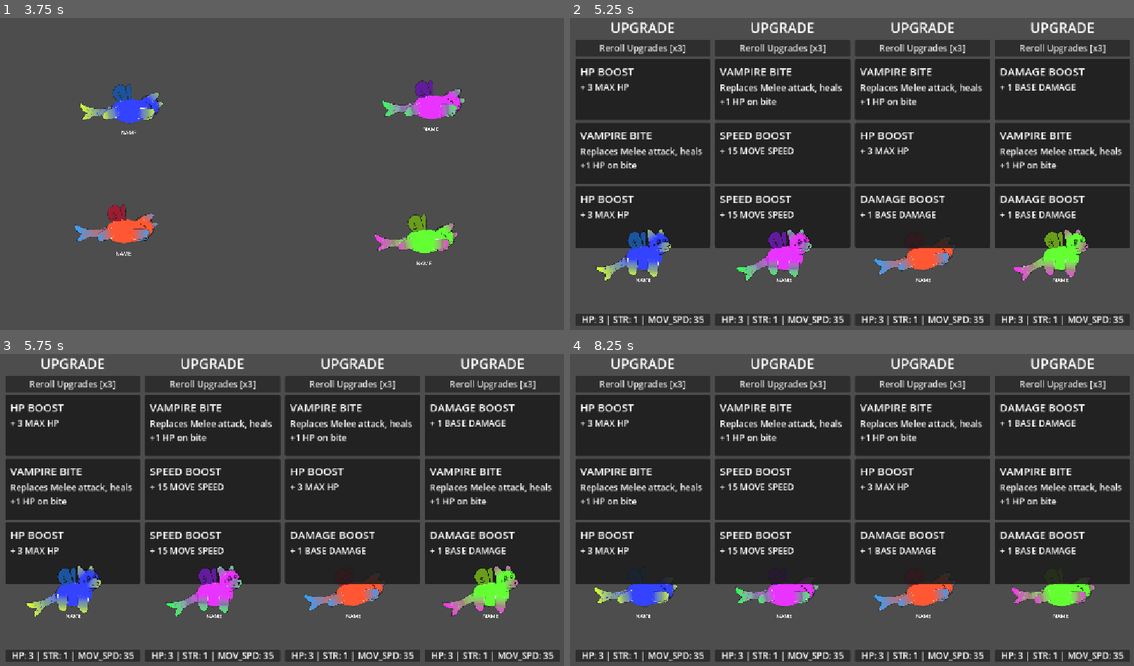
Above: before the commit, frames 1-4 (two rows, left to right).
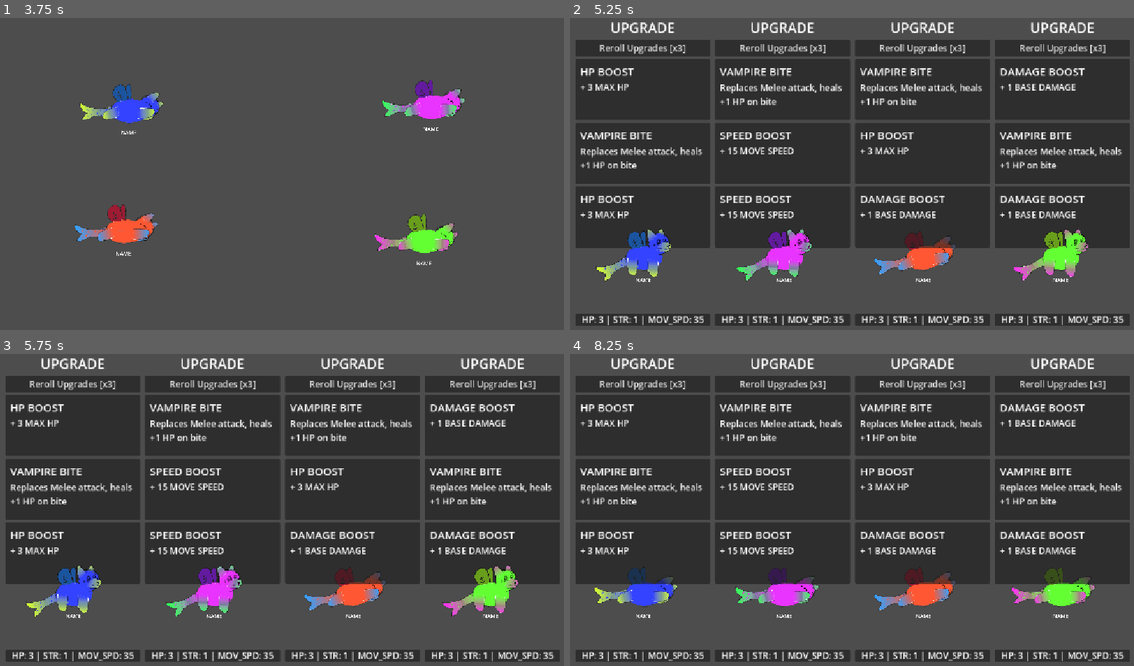
Above: after the commit, the same moments.

Repository: Galitie/tm2
Game: Godot game, scene res://test_scene.tscn
Two runs of this game, one before a commit and one after it. Both use one fixed random seed, a clock stepped at 60 frames per second and the inputs below.
Inputs:
- Up to frame 1 (3.75 s): tap Enter (ui_accept) at 0.5, 0.77, 1.52, 3.02 s; hold Down (ui_down) 1.28-2.03 s; hold Down (ui_down) from 3.53 s (still down)
- Up to frame 2 (5.25 s): keep holding Down (ui_down); tap Enter (ui_accept) at 3.77, 4.52 s
- Up to frame 3 (5.75 s): keep holding Down (ui_down)
- Up to frame 4 (8.25 s): release Down (ui_down) at 5.78 s; tap Enter (ui_accept) at 6.02, 6.77, 7.52 s; hold Down (ui_down) from 8.03 s (still down)

Frame 1 is identical in both runs. In frame 2, 0.2% of the frame differs, in the area x 59-69%, y 68-74%; in frame 3, 0.2%; in frame 4, 0.8%, in the area x 10-93%, y 68-74%.

Commit message:
Removed modulates from charge and defend

Diff:
--- a/Cards/card.tscn
+++ b/Cards/card.tscn
@@ -1,7 +1,9 @@
-[gd_scene load_steps=3 format=3 uid="uid://dgbiaduauaghx"]
+[gd_scene load_steps=4 format=3 uid="uid://dgbiaduauaghx"]
 
 [ext_resource type="Theme" uid="uid://dh465xlsj7ugx" path="res://UI/Theme.tres" id="1_8erfr"]
 [ext_resource type="Script" uid="uid://cq8swxb4ogvaj" path="res://Cards/card.gd" id="2_0simy"]
+
+[sub_resource type="StyleBoxEmpty" id="StyleBoxEmpty_wsk7e"]
 
 [node name="Panel" type="PanelContainer"]
 custom_minimum_size = Vector2(100, 100)
@@ -10,6 +12,7 @@
 size_flags_horizontal = 3
 size_flags_vertical = 3
 theme = ExtResource("1_8erfr")
+theme_override_styles/panel = SubResource("StyleBoxEmpty_wsk7e")
 script = ExtResource("2_0simy")
 
 [node name="Button" type="Button" parent="."]
--- a/monster.tscn
+++ b/monster.tscn
@@ -345,6 +345,18 @@
 "update": 1,
 "values": [true]
 }
+tracks/25/type = "value"
+tracks/25/imported = false
+tracks/25/enabled = true
+tracks/25/path = NodePath("Monster/MonsterContainer/Parts:skew")
+tracks/25/interp = 1
+tracks/25/loop_wrap = true
+tracks/25/keys = {
+"times": PackedFloat32Array(0),
+"transitions": PackedFloat32Array(1),
+"update": 0,
+"values": [0.0]
+}
 
 [sub_resource type="Animation" id="Animation_7juug"]
 resource_name = "attack_front_close"
@@ -1539,7 +1551,7 @@
 tracks/0/interp = 1
 tracks/0/loop_wrap = true
 tracks/0/keys = {
-"times": PackedFloat32Array(0, 0.428571),
+"times": PackedFloat32Array(0, 0.285714),
 "transitions": PackedFloat32Array(1, 1),
 "update": 0,
 "values": [0.0, 0.729548]
@@ -1551,10 +1563,10 @@
 tracks/1/interp = 1
 tracks/1/loop_wrap = true
 tracks/1/keys = {
-"times": PackedFloat32Array(0, 0.428571),
-"transitions": PackedFloat32Array(1, 1),
-"update": 0,
-"values": [Vector2(76, -44), Vector2(76, -28.215)]
+"times": PackedFloat32Array(0, 0.285714, 0.571429, 0.857143, 1.14286, 1.42857),
+"transitions": PackedFloat32Array(1, 1, 1, 1, 1, 1),
+"update": 0,
+"values": [Vector2(76, -44), Vector2(76, -28.215), Vector2(76, -32.445), Vector2(76, -28.215), Vector2(76, -32.445), Vector2(76, -28.215)]
 }
 tracks/2/type = "value"
 tracks/2/imported = false
@@ -1563,10 +1575,10 @@
 tracks/2/interp = 1
 tracks/2/loop_wrap = true
 tracks/2/keys = {
-"times": PackedFloat32Array(0, 0.428571),
+"times": PackedFloat32Array(0, 0.285714),
 "transitions": PackedFloat32Array(1, 1),
 "update": 0,
-"values": [0.0, -0.324631]
+"values": [0.0, 0.460767]
 }
 tracks/3/type = "value"
 tracks/3/imported = false
@@ -1575,7 +1587,7 @@
 tracks/3/interp = 1
 tracks/3/loop_wrap = true
 tracks/3/keys = {
-"times": PackedFloat32Array(0, 0.428571),
+"times": PackedFloat32Array(0, 0.285714),
 "transitions": PackedFloat32Array(1, 1),
 "update": 0,
 "values": [0.0, -0.485202]
@@ -1587,10 +1599,10 @@
 tracks/4/interp = 1
 tracks/4/loop_wrap = true
 tracks/4/keys = {
-"times": PackedFloat32Array(0, 0.428571),
+"times": PackedFloat32Array(0, 0.285714),
 "transitions": PackedFloat32Array(1, 1),
 "update": 0,
-"values": [0.0, 0.242601]
+"values": [0.0, -0.486947]
 }
 tracks/5/type = "value"
 tracks/5/imported = false
@@ -1599,10 +1611,10 @@
 tracks/5/interp = 1
 tracks/5/loop_wrap = true
 tracks/5/keys = {
-"times": PackedFloat32Array(0, 0.428571),
+"times": PackedFloat32Array(0, 0.285714),
 "transitions": PackedFloat32Array(1, 1),
 "update": 0,
-"values": [0.0, 0.486947]
+"values": [0.0, -0.729548]
 }
 tracks/6/type = "value"
 tracks/6/imported = false
@@ -1611,7 +1623,7 @@
 tracks/6/interp = 1
 tracks/6/loop_wrap = true
 tracks/6/keys = {
-"times": PackedFloat32Array(0, 0.428571),
+"times": PackedFloat32Array(0, 0.285714),
 "transitions": PackedFloat32Array(1, 1),
 "update": 0,
 "values": [0.0, 0.162316]
@@ -1623,7 +1635,7 @@
 tracks/7/interp = 1
 tracks/7/loop_wrap = true
 tracks/7/keys = {
-"times": PackedFloat32Array(0, 0.428571),
+"times": PackedFloat32Array(0, 0.285714),
 "transitions": PackedFloat32Array(1, 1),
 "update": 0,
 "values": [0.0, 0.486947]
@@ -1643,14 +1655,14 @@
 tracks/9/type = "value"
 tracks/9/imported = false
 tracks/9/enabled = true
-tracks/9/path = NodePath("Monster/MonsterContainer:modulate")
+tracks/9/path = NodePath("Monster/MonsterContainer/Parts:skew")
 tracks/9/interp = 1
 tracks/9/loop_wrap = true
 tracks/9/keys = {
-"times": PackedFloat32Array(0, 0.142857, 1.85714, 2),
-"transitions": PackedFloat32Array(1, 1, 1, 1),
-"update": 0,
-"values": [Color(1, 1, 1, 1), Color(0, 0.392157, 0.886275, 1), Color(0, 0.392157, 0.886275, 1), Color(1, 1, 1, 1)]
+"times": PackedFloat32Array(0, 0.285714),
+"transitions": PackedFloat32Array(1, 1),
+"update": 0,
+"values": [0.0, 0.0610865]
 }
 
 [sub_resource type="Animation" id="Animation_pu8g8"]
@@ -1732,178 +1744,166 @@
 tracks/6/type = "value"
 tracks/6/imported = false
 tracks/6/enabled = true
-tracks/6/path = NodePath("Monster/MonsterContainer:modulate")
+tracks/6/path = NodePath("Monster/MonsterContainer/Parts/BodyHorizontal/Head:rotation")
 tracks/6/interp = 1
 tracks/6/loop_wrap = true
 tracks/6/keys = {
-"times": PackedFloat32Array(0, 1.4, 1.5),
-"transitions": PackedFloat32Array(1, 1, 1),
-"update": 0,
-"values": [Color(1, 1, 1, 1), Color(1, 1, 0, 1), Color(0.949424, 0.955043, 1, 1)]
+"times": PackedFloat32Array(0),
+"transitions": PackedFloat32Array(1),
+"update": 0,
+"values": [-0.404916]
 }
 tracks/7/type = "value"
 tracks/7/imported = false
 tracks/7/enabled = true
-tracks/7/path = NodePath("Monster/MonsterContainer/Parts/BodyHorizontal/Head:rotation")
+tracks/7/path = NodePath("Monster/MonsterContainer/Parts/BodyHorizontal/Head/Eyes:scale")
 tracks/7/interp = 1
 tracks/7/loop_wrap = true
 tracks/7/keys = {
 "times": PackedFloat32Array(0),
 "transitions": PackedFloat32Array(1),
 "update": 0,
-"values": [-0.404916]
+"values": [Vector2(1, 1)]
 }
 tracks/8/type = "value"
 tracks/8/imported = false
 tracks/8/enabled = true
-tracks/8/path = NodePath("Monster/MonsterContainer/Parts/BodyHorizontal/Head/Eyes:scale")
+tracks/8/path = NodePath("Monster/MonsterContainer/Parts/BodyHorizontal:skew")
 tracks/8/interp = 1
 tracks/8/loop_wrap = true
 tracks/8/keys = {
-"times": PackedFloat32Array(0),
-"transitions": PackedFloat32Array(1),
-"update": 0,
-"values": [Vector2(1, 1)]
+"times": PackedFloat32Array(0, 0.133333, 0.266667, 0.4, 0.533333, 0.666667, 0.8, 0.933333, 1.06667, 1.2, 1.33333, 1.46667, 1.6),
+"transitions": PackedFloat32Array(1, 1, 1, 1, 1, 1, 1, 1, 1, 1, 1, 1, 1),
+"update": 0,
+"values": [0.0, 0.0802851, 0.0, 0.0802851, 0.0, 0.0802851, 0.0, 0.0802851, 0.0, 0.0802851, 0.0, 0.0802851, 0.0]
 }
 tracks/9/type = "value"
 tracks/9/imported = false
 tracks/9/enabled = true
-tracks/9/path = NodePath("Monster/MonsterContainer/Parts/BodyHorizontal:skew")
+tracks/9/path = NodePath("Monster/MonsterContainer/Parts/BodyHorizontal/LegBegBack:rotation")
 tracks/9/interp = 1
 tracks/9/loop_wrap = true
 tracks/9/keys = {
-"times": PackedFloat32Array(0, 0.133333, 0.266667, 0.4, 0.533333, 0.666667, 0.8, 0.933333, 1.06667, 1.2, 1.33333, 1.46667, 1.6),
-"transitions": PackedFloat32Array(1, 1, 1, 1, 1, 1, 1, 1, 1, 1, 1, 1, 1),
-"update": 0,
-"values": [0.0, 0.0802851, 0.0, 0.0802851, 0.0, 0.0802851, 0.0, 0.0802851, 0.0, 0.0802851, 0.0, 0.0802851, 0.0]
+"times": PackedFloat32Array(0),
+"transitions": PackedFloat32Array(1),
+"update": 0,
+"values": [-0.404916]
 }
 tracks/10/type = "value"
 tracks/10/imported = false
 tracks/10/enabled = true
-tracks/10/path = NodePath("Monster/MonsterContainer/Parts/BodyHorizontal/LegBegBack:rotation")
+tracks/10/path = NodePath("Monster/MonsterContainer/Parts/BodyHorizontal/LegBackFront:rotation")
 tracks/10/interp = 1
 tracks/10/loop_wrap = true
 tracks/10/keys = {
 "times": PackedFloat32Array(0),
 "transitions": PackedFloat32Array(1),
 "update": 0,
-"values": [-0.404916]
+"values": [0.404916]
 }
 tracks/11/type = "value"
 tracks/11/imported = false
 tracks/11/enabled = true
-tracks/11/path = NodePath("Monster/MonsterContainer/Parts/BodyHorizontal/LegBackFront:rotation")
+tracks/11/path = NodePath("Monster/MonsterContainer/Parts/BodyHorizontal/LegBackBack:rotation")
 tracks/11/interp = 1
 tracks/11/loop_wrap = true
 tracks/11/keys = {
 "times": PackedFloat32Array(0),
 "transitions": PackedFloat32Array(1),
 "update": 0,
-"values": [0.404916]
+"values": [0.567232]
 }
 tracks/12/type = "value"
 tracks/12/imported = false
 tracks/12/enabled = true
-tracks/12/path = NodePath("Monster/MonsterContainer/Parts/BodyHorizontal/LegBackBack:rotation")
+tracks/12/path = NodePath("Monster/MonsterContainer/Parts/BodyHorizontal/Head/EarBack:rotation")
 tracks/12/interp = 1
 tracks/12/loop_wrap = true
 tracks/12/keys = {
-"times": PackedFloat32Array(0),
-"transitions": PackedFloat32Array(1),
-"update": 0,
-"values": [0.567232]
+"times": PackedFloat32Array(0, 0.133333, 0.266667, 0.4, 0.533333, 0.666667, 0.8, 0.933333, 1.06667, 1.2, 1.33333, 1.46667, 1.6),
+"transitions": PackedFloat32Array(1, 1, 1, 1, 1, 1, 1, 1, 1, 1, 1, 1, 1),
+"update": 0,
+"values": [0.0, -0.486947, 0.0, -0.486947, 0.0, -0.486947, 0.0, -0.486947, 0.0, -0.486947, 0.0, -0.486947, 0.0]
 }
 tracks/13/type = "value"
 tracks/13/imported = false
 tracks/13/enabled = true
-tracks/13/path = NodePath("Monster/MonsterContainer/Parts/BodyHorizontal/Head/EarBack:rotation")
+tracks/13/path = NodePath("Monster/MonsterContainer/Parts/BodyHorizontal/Tail:position")
 tracks/13/interp = 1
 tracks/13/loop_wrap = true
 tracks/13/keys = {
-"times": PackedFloat32Array(0, 0.133333, 0.266667, 0.4, 0.533333, 0.666667, 0.8, 0.933333, 1.06667, 1.2, 1.33333, 1.46667, 1.6),
-"transitions": PackedFloat32Array(1, 1, 1, 1, 1, 1, 1, 1, 1, 1, 1, 1, 1),
-"update": 0,
-"values": [0.0, -0.486947, 0.0, -0.486947, 0.0, -0.486947, 0.0, -0.486947, 0.0, -0.486947, 0.0, -0.486947, 0.0]
+"times": PackedFloat32Array(0),
+"transitions": PackedFloat32Array(1),
+"update": 0,
+"values": [Vector2(-72.11, -17.19)]
 }
 tracks/14/type = "value"
 tracks/14/imported = false
 tracks/14/enabled = true
-tracks/14/path = NodePath("Monster/MonsterContainer/Parts/BodyHorizontal/Tail:position")
+tracks/14/path = NodePath("Monster/MonsterContainer/Parts/BodyHorizontal/Head/Eyes/Spider:animation")
 tracks/14/interp = 1
 tracks/14/loop_wrap = true
 tracks/14/keys = {
 "times": PackedFloat32Array(0),
 "transitions": PackedFloat32Array(1),
-"update": 0,
-"values": [Vector2(-72.11, -17.19)]
+"update": 1,
+"values": [&"default"]
 }
 tracks/15/type = "value"
 tracks/15/imported = false
 tracks/15/enabled = true
-tracks/15/path = NodePath("Monster/MonsterContainer/Parts/BodyHorizontal/Head/Eyes/Spider:animation")
+tracks/15/path = NodePath("Monster/MonsterContainer/MeleeAttack/CollisionShape2D:disabled")
 tracks/15/interp = 1
 tracks/15/loop_wrap = true
 tracks/15/keys = {
 "times": PackedFloat32Array(0),
 "transitions": PackedFloat32Array(1),
 "update": 1,
-"values": [&"default"]
+"values": [true]
 }
 tracks/16/type = "value"
 tracks/16/imported = false
 tracks/16/enabled = true
-tracks/16/path = NodePath("Monster/MonsterContainer/MeleeAttack/CollisionShape2D:disabled")
+tracks/16/path = NodePath("Monster/MonsterContainer/Parts/BodyHorizontal/Wings:position")
 tracks/16/interp = 1
 tracks/16/loop_wrap = true
 tracks/16/keys = {
 "times": PackedFloat32Array(0),
 "transitions": PackedFloat32Array(1),
-"update": 1,
-"values": [true]
+"update": 0,
+"values": [Vector2(-21, -64)]
 }
 tracks/17/type = "value"
 tracks/17/imported = false
 tracks/17/enabled = true
-tracks/17/path = NodePath("Monster/MonsterContainer/Parts/BodyHorizontal/Wings:position")
+tracks/17/path = NodePath("Monster/MonsterContainer/Parts/BodyHorizontal:position")
 tracks/17/interp = 1
 tracks/17/loop_wrap = true
 tracks/17/keys = {
 "times": PackedFloat32Array(0),
 "transitions": PackedFloat32Array(1),
 "update": 0,
-"values": [Vector2(-21, -64)]
+"values": [Vector2(0, 0)]
 }
 tracks/18/type = "value"
 tracks/18/imported = false
 tracks/18/enabled = true
-tracks/18/path = NodePath("Monster/MonsterContainer/Parts/BodyHorizontal:position")
+tracks/18/path = NodePath("Monster/MonsterContainer/Parts/BodyHorizontal:rotation")
 tracks/18/interp = 1
 tracks/18/loop_wrap = true
 tracks/18/keys = {
 "times": PackedFloat32Array(0),
 "transitions": PackedFloat32Array(1),
 "update": 0,
-"values": [Vector2(0, 0)]
+"values": [0.0486036]
 }
 tracks/19/type = "value"
 tracks/19/imported = false
 tracks/19/enabled = true
-tracks/19/path = NodePath("Monster/MonsterContainer/Parts/BodyHorizontal:rotation")
+tracks/19/path = NodePath("Monster/Hurtbox/CollisionShape2D:disabled")
 tracks/19/interp = 1
 tracks/19/loop_wrap = true
 tracks/19/keys = {
-"times": PackedFloat32Array(0),
-"transitions": PackedFloat32Array(1),
-"update": 0,
-"values": [0.0486036]
-}
-tracks/20/type = "value"
-tracks/20/imported = false
-tracks/20/enabled = true
-tracks/20/path = NodePath("Monster/Hurtbox/CollisionShape2D:disabled")
-tracks/20/interp = 1
-tracks/20/loop_wrap = true
-tracks/20/keys = {
 "times": PackedFloat32Array(0),
 "transitions": PackedFloat32Array(1),
 "update": 1,
